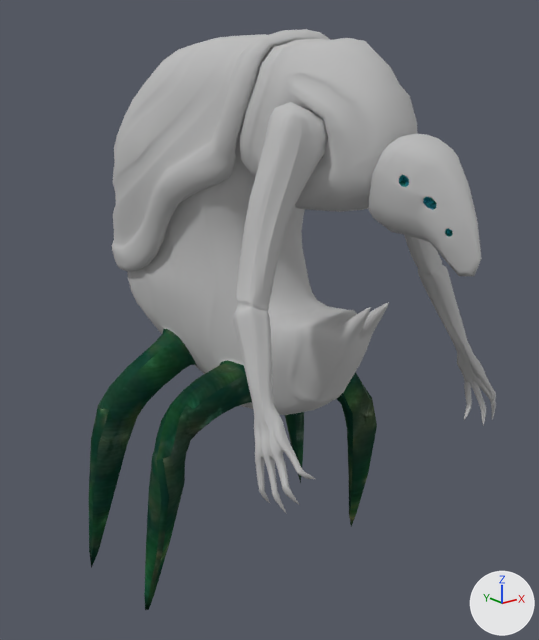
What one commit did to the OBJ model MODELADO/Animaciones/Cria Alien/Andar_OBJ_Seq/Andar.0015.obj.
Rendered twice from a 50 mm lens placed at (-3.4, -5.61, 3.37), pointed at (-0.45, -1.92, 1.89). The lights are fixed; the arrows at lower right show +X, +Y and +Z. Where no turn or scale is listed for an object, it has been applied to the vertices. Vertices at the same position are counted once.

The first picture shows 'Andar.0015'.
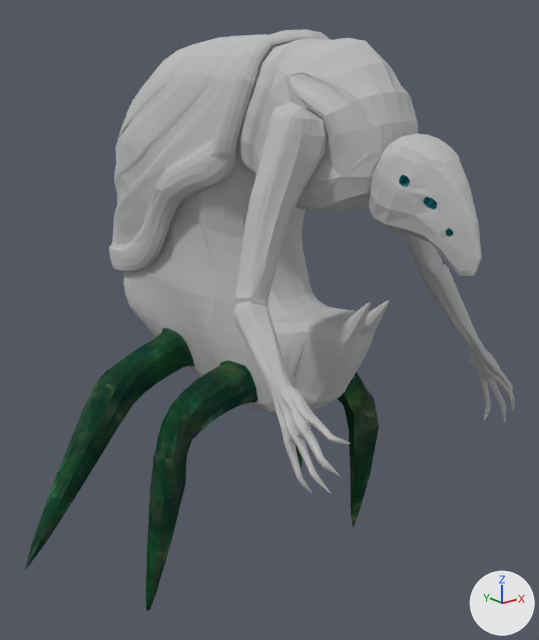
The newer file is also turned or shifted as a whole; pictures and numbers use the older file's frame.

The change, as a diff of the scene's bpy script:
```diff
--- a/MODELADO/Animaciones/Cria Alien/Andar_OBJ_Seq/Andar.0015.obj.py
+++ b/MODELADO/Animaciones/Cria Alien/Andar_OBJ_Seq/Andar.0015.obj.py
@@ me_andar_0015 @@
 # used by ob_andar_0015; location = (0.0, 0.0, 0.0)
-me_andar_0015.from_pydata(...)  # 11193 vertices, 11128 faces; spans x -1.4..0.76, y -3.4..-0.15, z -0.24..3.69
+me_andar_0015.from_pydata(...)  # 11193 vertices, 11128 faces; spans x -2.19..0.76, y -3.4..-0.13, z -0.24..3.69
+# me_andar_0015 part 1: 4211 of 11193 vertices moved; they spanned x -1.4..0.76, y -3.03..-0.15, z -0.24..3.24 and now span x -2.19..0.76, y -3.29..-0.13, z -0.24..3.23; mean shift (0.0, -0.09, 0.09); largest move (-1.4, -0.92, -0.16) -> (-2.19, -1.83, 0.68)
+# me_andar_0015 part 2: 2108 of the vertices in x 0.4..0.66, y -3.03..-2.39, z 1.17..2.27 are multiplied about their middle by the matrix ((0.999, 0.016, 0.014), (-0.018, 0.984, 0.169), (-0.012, -0.169, 0.985)), then moved by (-0.01, -0.08, 0.05)
 me_andar_0015.materials.append(mat_criaalienandar_pcube14sg)
```

Boxes (x1, y1, x2, y2) around the edits, measured in the pictures (539 x 640 px; the box of a moved part takes in the faces that stretch with it):
'Andar.0015', reshaped (20% wider): before (89, 29, 496, 610); after (25, 29, 515, 611)
part 1 of me_andar_0015, moved or reshaped: before (89, 106, 389, 610); after (25, 105, 390, 611)
part 2 of me_andar_0015, moved or reshaped: before (418, 254, 496, 426); after (419, 254, 515, 422)
